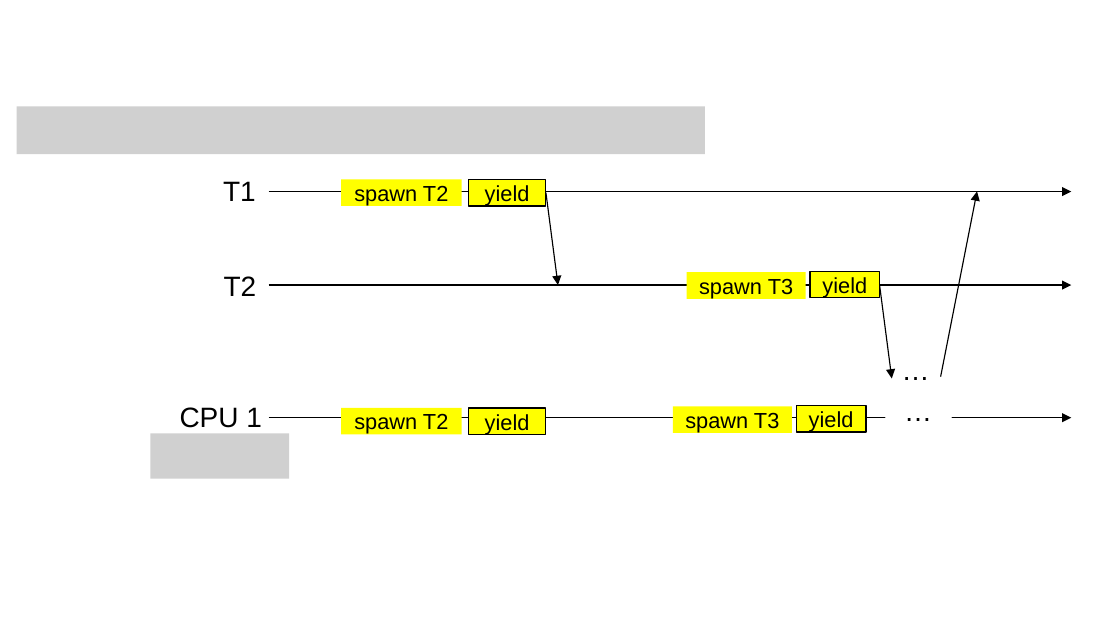
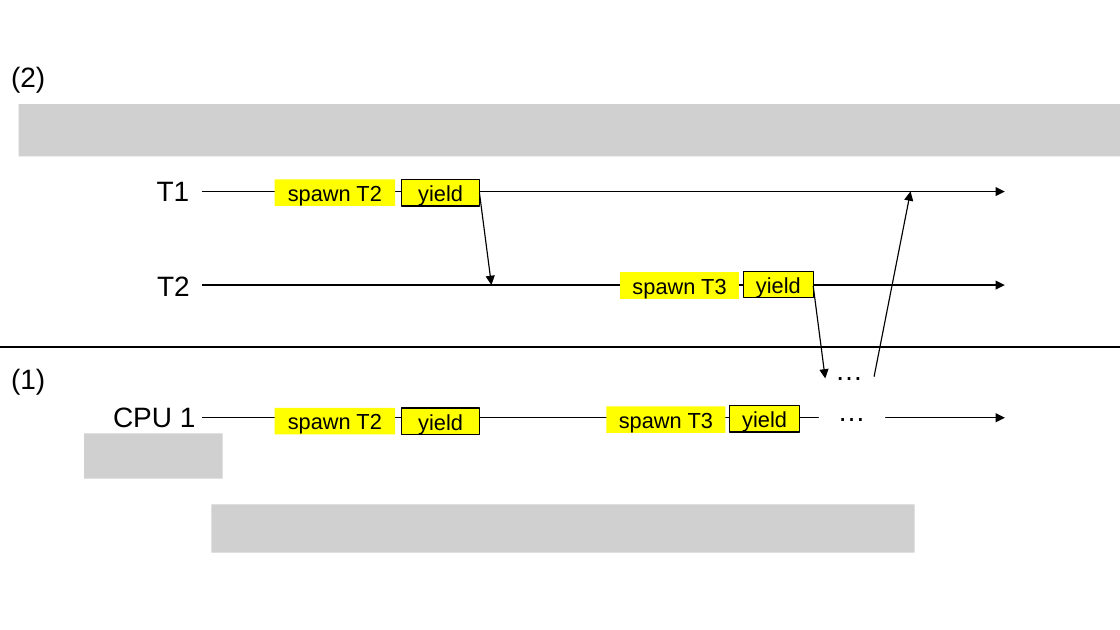
Before and after one commit to jieungkim/phd_thesis, a slide deck: slide 3 of figs/conlink/concurrent_linking.pptx. Drawn at 1120x630 pixels with LibreOffice and Linux fonts; fonts in the diff are those of the drawing; grey boxes stand for pictures. Boxes give left, top, right and bottom in pixels: in the first picture for what was removed or moved away, otherwise in the second. Text is boxed around its words. In the diff, an @@ line names an element or a change of style, - is before the commit and + after.

```diff
--- a/figs/conlink/concurrent_linking.pptx
+++ b/figs/conlink/concurrent_linking.pptx
@@ text added at [11, 66, 45, 92], 18 pt, text #000000 @@
+(2)
@@ picture: place and size @@
-picture at [17, 106, 704, 155]
+picture at [19, 104, 1120, 157]
@@ rectangle "spawn T2": place and size @@
-rectangle "spawn T2" at [342, 179, 463, 206]
+rectangle "spawn T2" at [274, 179, 395, 206]
@@ line added from (0, 347) to (1120, 347), #000000 0.75 pt @@
@@ text added at [11, 368, 45, 394], 18 pt, text #000000 @@
+(1)
@@ rectangle "spawn T2": place and size @@
-rectangle "spawn T2" at [342, 408, 463, 435]
+rectangle "spawn T2" at [274, 408, 395, 435]
@@ 6 rectangles, 6 arrows, 5 texts, 1 ellipse, 1 picture: place and size @@
-6 rectangles, 6 arrows, 5 texts, 1 ellipse, 1 picture at [150, 179, 1072, 478]
+6 rectangles, 6 arrows, 5 texts, 1 ellipse, 1 picture at [84, 179, 1005, 478]
@@ picture added at [212, 504, 915, 552] @@
```
Also in this commit, not shown: 5 other slides changed, 1 slide added, 18 other files.
